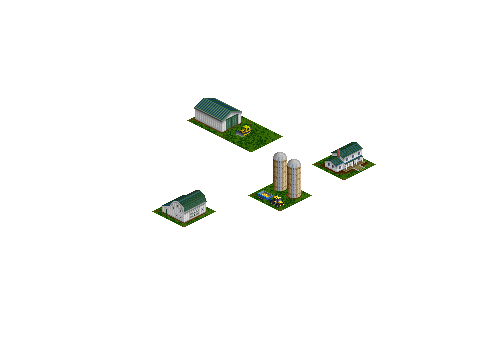
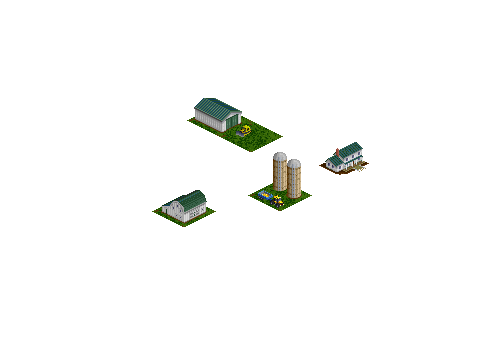
Two versions of the same layered image (w=500, h=350). Layer-by-layer changes:
painted on "farmhouse" (2nd of 2, in "farmhouse") over [323, 142, 362, 168]
hid "grass copy 2" over [312, 149, 376, 180]
